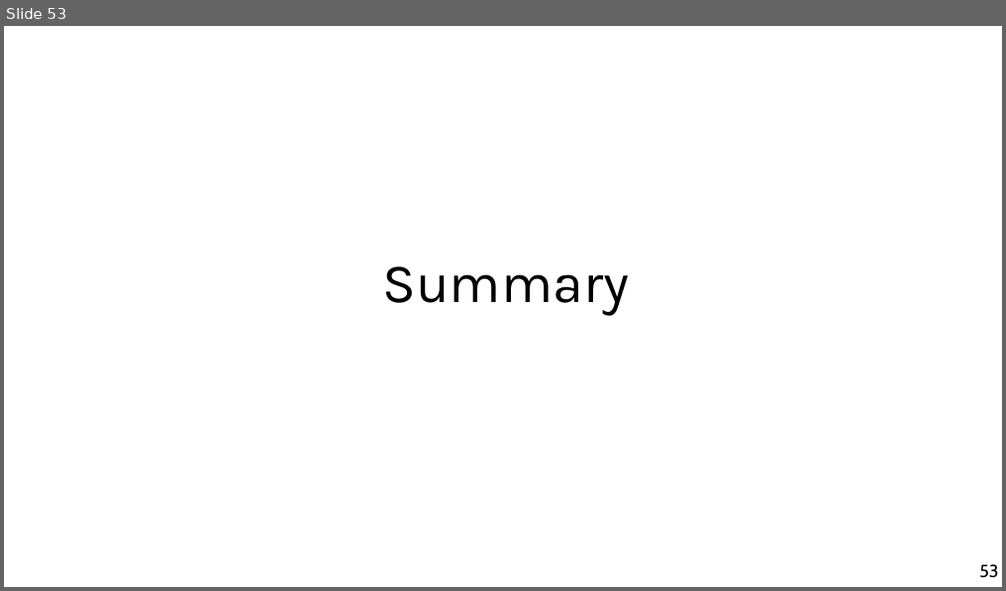
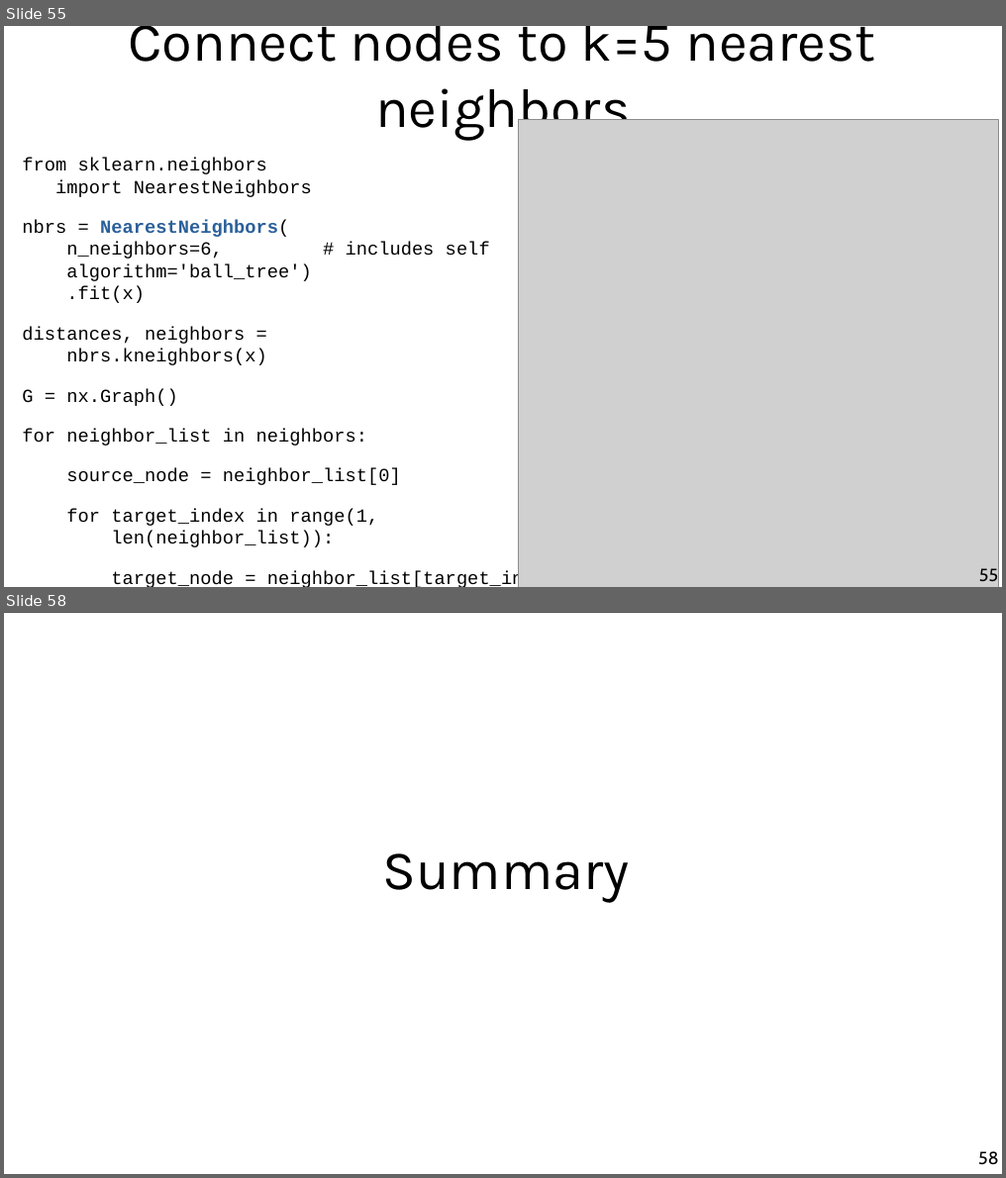
Before and after one commit to chatox/networks-science-course, a slide deck: theory/odp/tt22-spectral_graph_embedding.odp. Shown one above the other, each under a label of ours: slide 53 before the commit, slides 55 and 58 after it; the slides between them are not shown. The pictures are 1006x591 and 1006x1178 pixels, drawn with LibreOffice and Linux fonts; fonts in the diff are those of the drawing; grey boxes stand for pictures. Boxes give left, top, right and bottom in pixels: in the first picture for what was removed or moved away, otherwise in the second. Text is boxed around its words. In the diff, an @@ line names an element or a change of style, - is before the commit and + after.

```diff
--- a/theory/odp/tt22-spectral_graph_embedding.odp
+++ b/theory/odp/tt22-spectral_graph_embedding.odp
@@ slide 55 added at box(4, 26, 1002, 587), background #FFFFFF @@
@@ title added at box(129, 26, 876, 141), 44 pt, text #000000 @@
+Connect nodes to k=5 nearest neighbors
@@ picture added at box(519, 119, 998, 587) @@
@@ text added at box(22, 158, 568, 587), 14.7 pt, text #000000 @@
+from sklearn.neighbors
+import NearestNeighbors
+nbrs = NearestNeighbors(
+n_neighbors=6, # includes self
+algorithm='ball_tree')
+.fit(x)
+distances, neighbors =
+nbrs.kneighbors(x)
+G = nx.Graph()
+for neighbor_list in neighbors:
+source_node = neighbor_list[0]
+for target_index in range(1,
+len(neighbor_list)):
+target_node = neighbor_list[target_index]
+G.add_edge(source_node, target_node)
@@ page number added at box(979, 569, 998, 582), 14 pt, text #000000 @@
+55
@@ what was slide 53 is now slide 58 @@
@@ page number at box(978, 1152, 998, 1165): text changed @@
-53
+58
```
Also in this commit, not shown: 28 slides changed, 5 other slides added, 1 slide removed, 2 other files.
